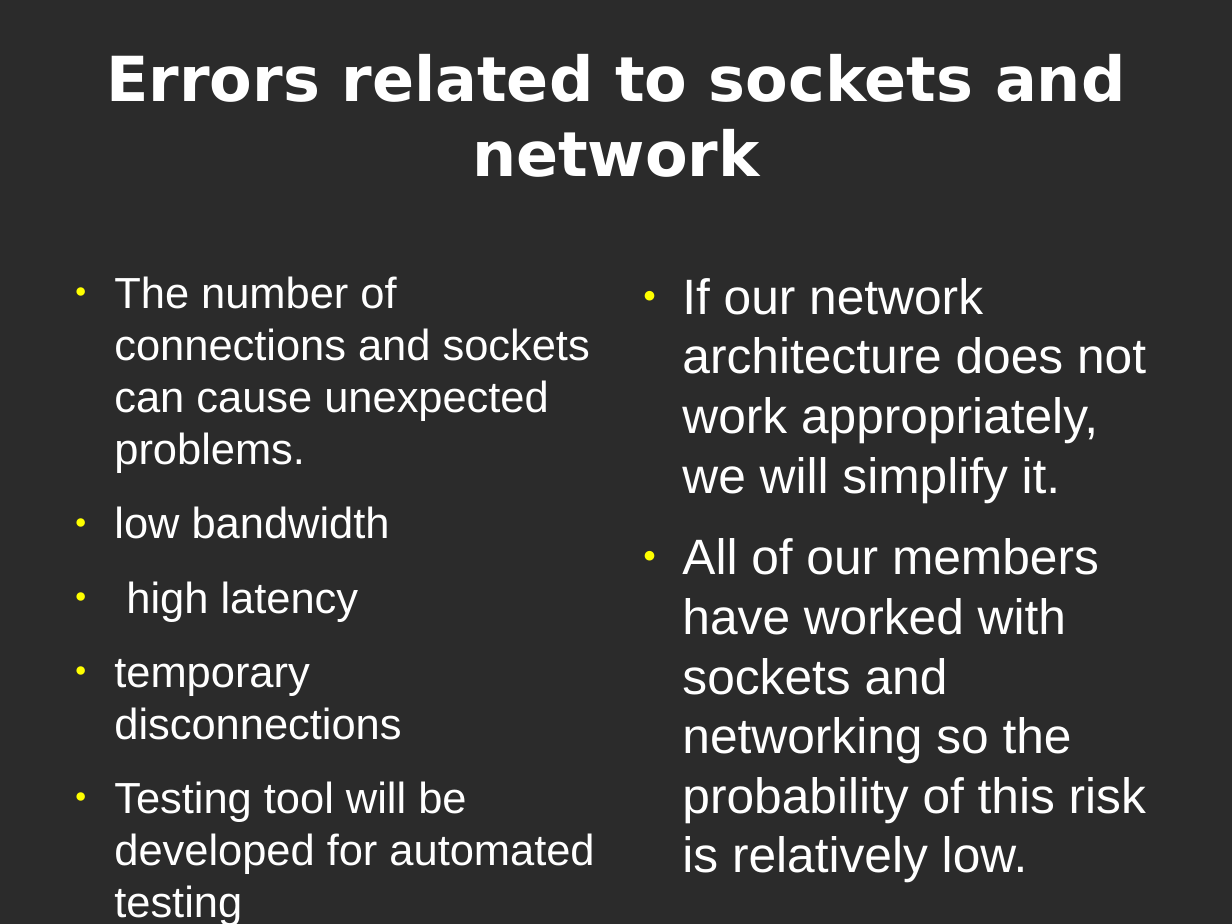
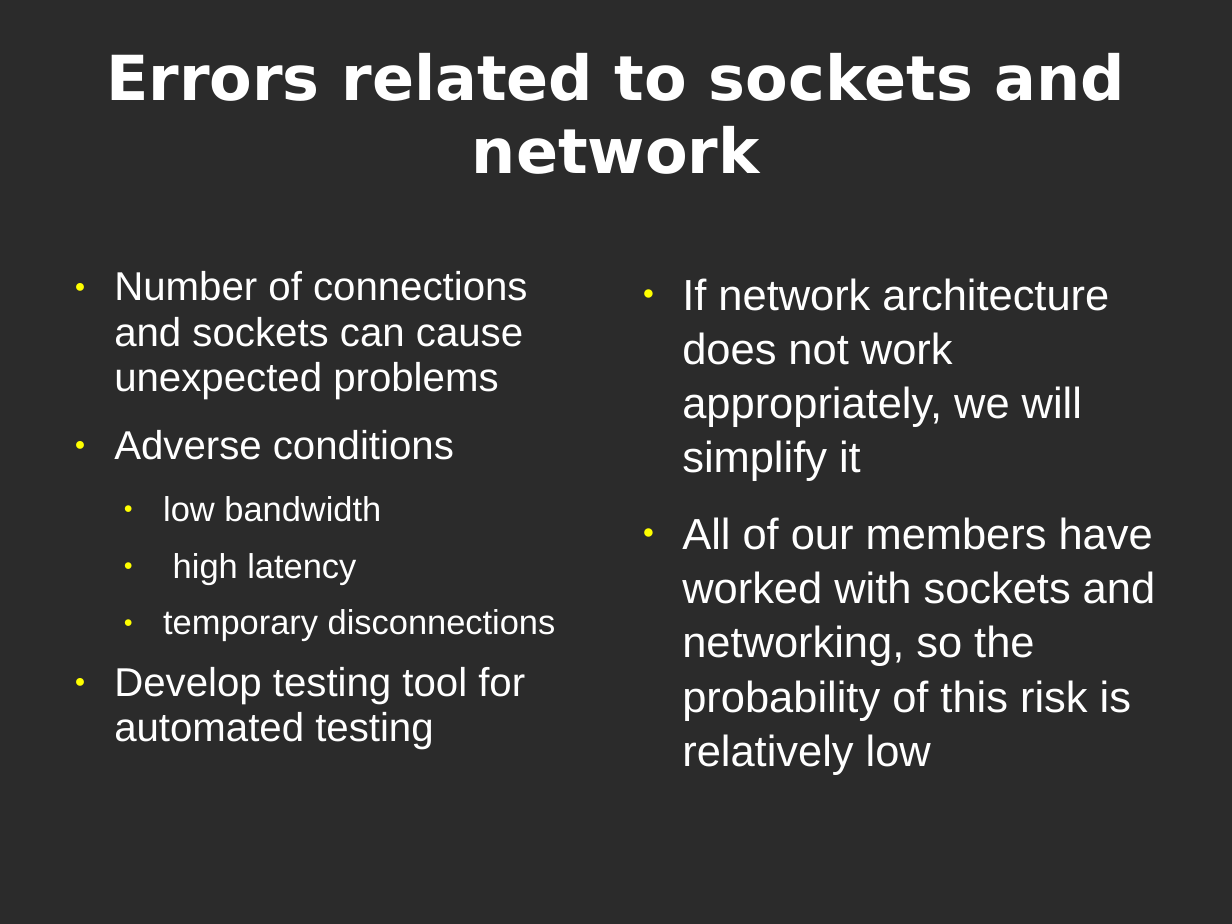
Before and after one commit to CoNetPad/CoNetPad, a slide deck: slide 13 of docs/Deliverable1/Presentation/Presentation1.odp (slide 11 before the commit). Drawn at 1232x924 pixels with LibreOffice and Linux fonts; fonts in the diff are those of the drawing; background and template pictures are left out; a plain dark background stands for a picture behind light text. Boxes give left, top, right and bottom in pixels: in the first picture for what was removed or moved away, otherwise in the second. Text is boxed around its words. In the diff, an @@ line names an element or a change of style, - is before the commit and + after.

```diff
--- a/docs/Deliverable1/Presentation/Presentation1.odp
+++ b/docs/Deliverable1/Presentation/Presentation1.odp
@@ title "Errors related to sockets and ..." at (106, 53, 1125, 174): line spacing 1 to 0.98 @@
@@ text at (114, 271, 528, 460): text changed; size 28 to 25.9 pt @@
-● The number of connections and sockets can cause unexpected problems.
+● Number of connections and sockets can cause unexpected problems
+● Adverse conditions
@@ text at (682, 278, 1155, 775): text changed; size 32 to 28 pt @@
-● If our network architecture does not work appropriately, we will simplify it.
-● All of our members have worked with sockets and networking so the probability of this risk is relatively low.
+● If network architecture does not work appropriately, we will simplify it
+● All of our members have worked with sockets and networking, so the probability of this risk is relatively low
@@ text at (163, 496, 556, 641): size 28 to 22.2 pt in "low bandwidth", "high latency", "temporary disconnections"; list level 1 to 2 in "low bandwidth"; line spacing 1 to 0.94; list level 1 to 2 in "high latency"; list level 1 to 2 in "temporary disconnections" @@
@@ text at (114, 667, 525, 749): text changed; size 28 to 25.9 pt @@
-● Testing tool will be developed for automated testing
+● Develop testing tool for automated testing
```
Also in this commit, not shown: 13 other slides changed, 3 slides added, 2 slides removed, 1 other file.
